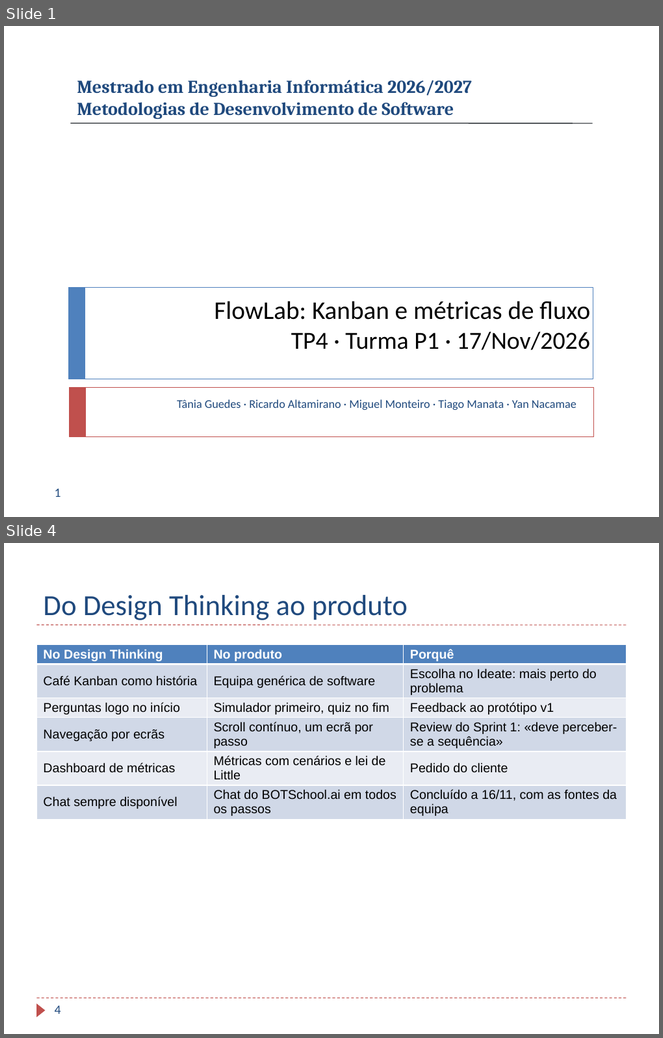
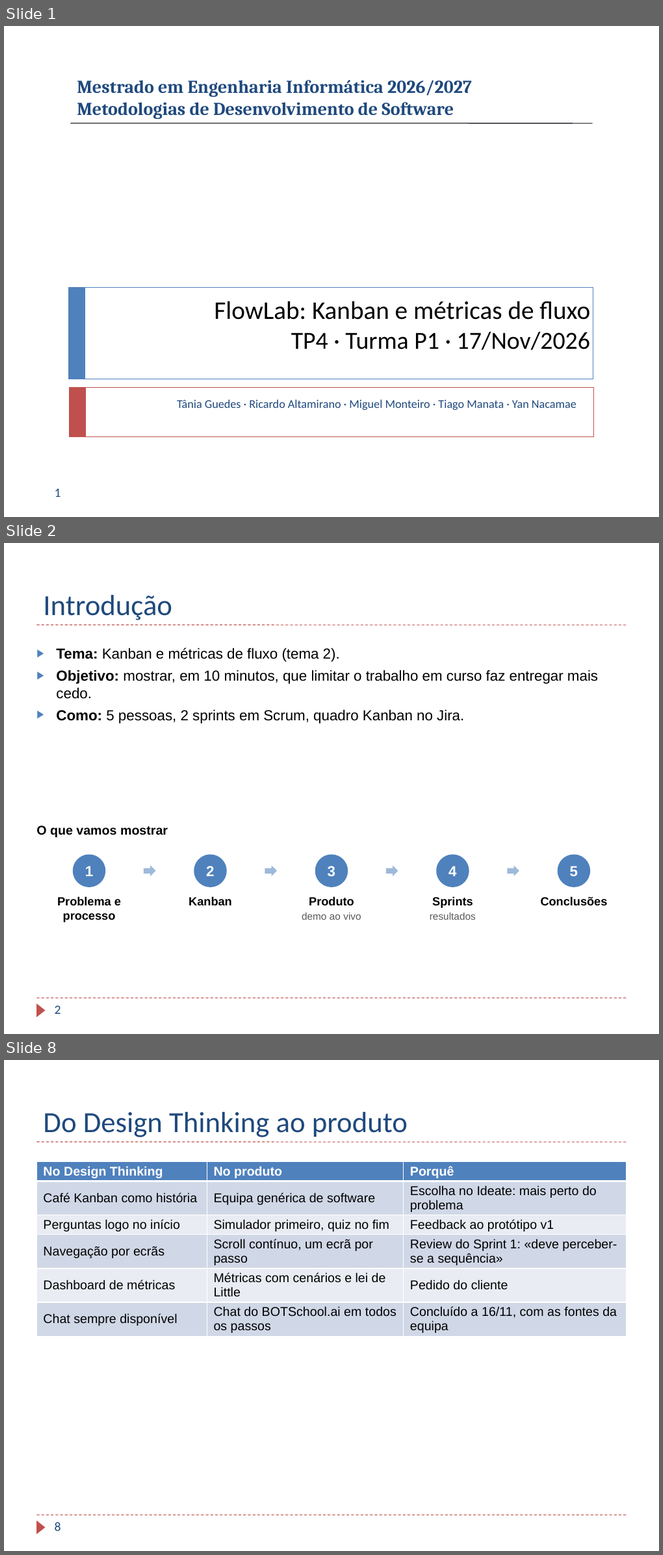
Before and after one commit to TaniaBmGuedes/MDS-TP4, a slide deck: entrega/07_Apresentacao_Final.pptx. Shown one above the other, each under a label of ours: slides 1 and 4 before the commit, slides 1, 2 and 8 after it; the slides between them are not shown. The pictures are 663x1038 and 663x1555 pixels, drawn with LibreOffice and Linux fonts; fonts in the diff are those of the drawing; background and template pictures are left out. Boxes give left, top, right and bottom in pixels: in the first picture for what was removed or moved away, otherwise in the second. Text is boxed around its words. In the diff, an @@ line names an element or a change of style, - is before the commit and + after.

Commit message:
Apresentação: introdução, processo com prints do Jira e do GitHub, dailies e menos texto por slide

```diff
--- a/entrega/07_Apresentacao_Final.pptx
+++ b/entrega/07_Apresentacao_Final.pptx
@@ slide 2 added at (4,543,659,1034), background #FFFFFF; not listed: 3 template elements that a slide beside it also shows @@
@@ title added at (43,595,172,620), 32 pt, text #1F497D @@
+Introdução
@@ text added at (56,648,598,724), 16 pt, text #000000 @@
+▶ Tema: Kanban e métricas de fluxo (tema 2).
+▶ Objetivo: mostrar, em 10 minutos, que limitar o trabalho em curso faz entregar mais cedo.
+▶ Como: 5 pessoas, 2 sprints em Scrum, quadro Kanban no Jira.
@@ text added at (36,826,168,837), 14 pt, text #000000, bold @@
+O que vamos mostrar
@@ ellipse added at (73,855,105,887), fill #4F81BD, 16 pt, text #FFFFFF, bold @@
+1
@@ right arrow added at (144,865,155,876), fill #4F81BD at 55% opacity @@
@@ ellipse added at (194,855,227,887), fill #4F81BD, 16 pt, text #FFFFFF, bold @@
+2
@@ right arrow added at (265,865,276,876), fill #4F81BD at 55% opacity @@
@@ ellipse added at (315,855,348,887), fill #4F81BD, 16 pt, text #FFFFFF, bold @@
+3
@@ right arrow added at (386,865,398,876), fill #4F81BD at 55% opacity @@
@@ ellipse added at (436,855,469,887), fill #4F81BD, 16 pt, text #FFFFFF, bold @@
+4
@@ right arrow added at (507,865,519,876), fill #4F81BD at 55% opacity @@
@@ ellipse added at (558,855,590,887), fill #4F81BD, 16 pt, text #FFFFFF, bold @@
+5
@@ text added at (57,897,121,923), 13 pt, text #000000, bold @@
+Problema e processo
@@ text added at (189,897,232,906), 13 pt, text #000000, bold @@
+Kanban
@@ text added at (302,897,361,920), 11 pt, text #595959 @@
+Produto
+demo ao vivo
@@ text added at (430,897,476,920), 11 pt, text #595959 @@
+Sprints
+resultados
@@ text added at (541,897,608,906), 13 pt, text #000000, bold @@
+Conclusões
@@ page number added at (55,1006,61,1014), 14 pt, text #1F497D @@
+2
@@ what was slide 4 is now slide 8 @@
@@ page number at (55,1522,61,1531): text changed @@
-4
+8
```
Also in this commit, not shown: 7 slides changed, 3 other slides added.
